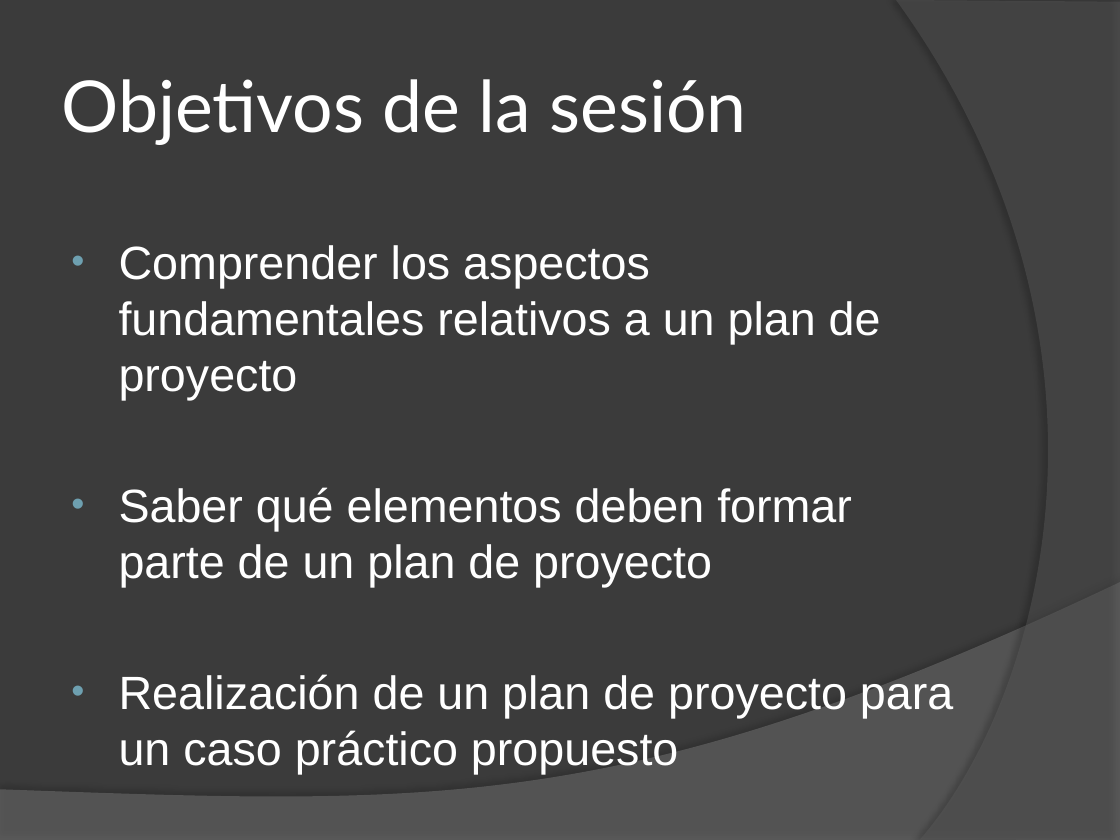
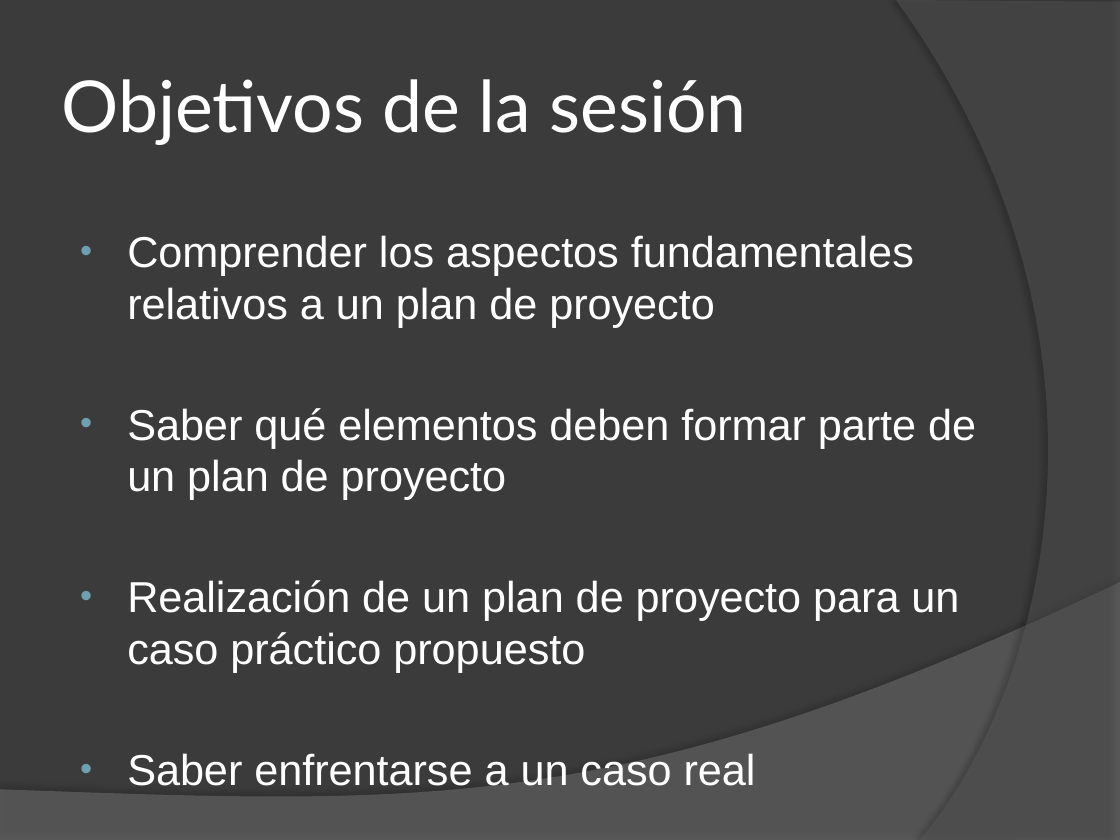
Before and after one commit to Mauroche85/edirpro, a slide deck: slide 2 of boda/090424_plan_proyecto.pptx. Drawn at 1120x840 pixels with LibreOffice and Linux fonts; fonts in the diff are those of the drawing. Boxes give left, top, right and bottom in pixels: in the first picture for what was removed or moved away, otherwise in the second. Text is boxed around its words. In the diff, an @@ line names an element or a change of style, - is before the commit and + after.

```diff
--- a/boda/090424_plan_proyecto.pptx
+++ b/boda/090424_plan_proyecto.pptx
@@ text "Comprender los aspectos fundamentales relativos ...": place and size @@
-text "Comprender los aspectos fundamentales relativos ..." at (119, 245, 953, 774)
+text "Comprender los aspectos fundamentales relativos ..." at (127, 235, 976, 786)
@@ text at (127, 235, 976, 673): size 30 to 27.8 pt in "Comprender los aspectos fundamentales relativos a un ...", "Saber qué elementos deben formar parte de ...", "Realización de un plan de proyecto para ..." @@
@@ text at (127, 753, 756, 786): paragraph added @@
+• Saber enfrentarse a un caso real
```
Also in this commit, not shown: 5 other slides changed, 1 slide added, 2 other files.
